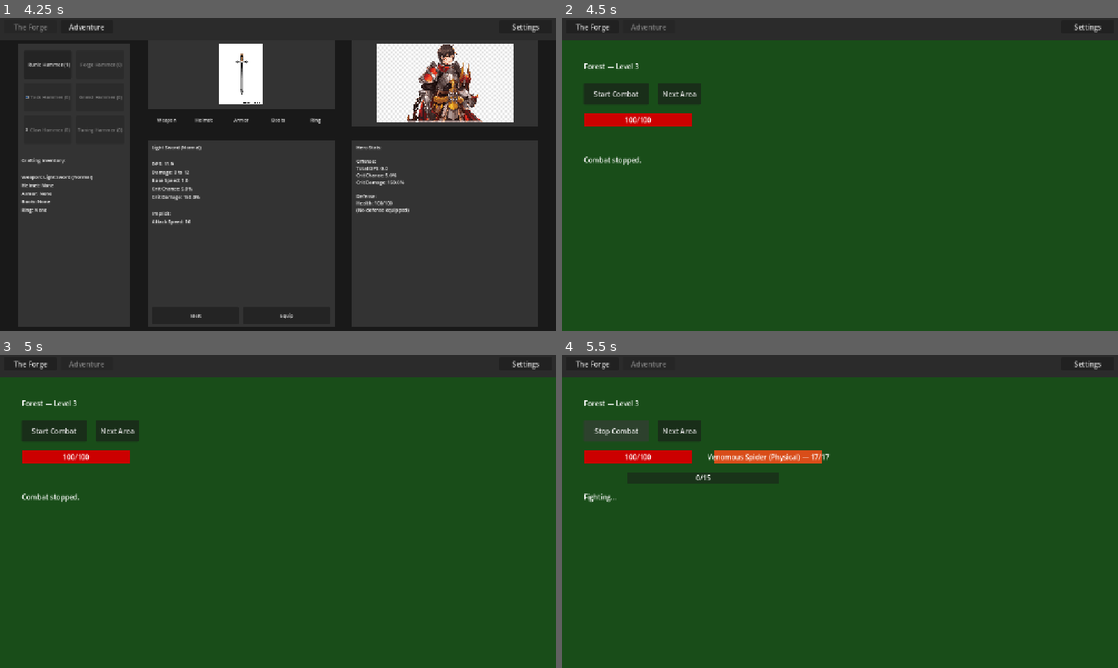
Above: before the commit, frames 1-4 (two rows, left to right).
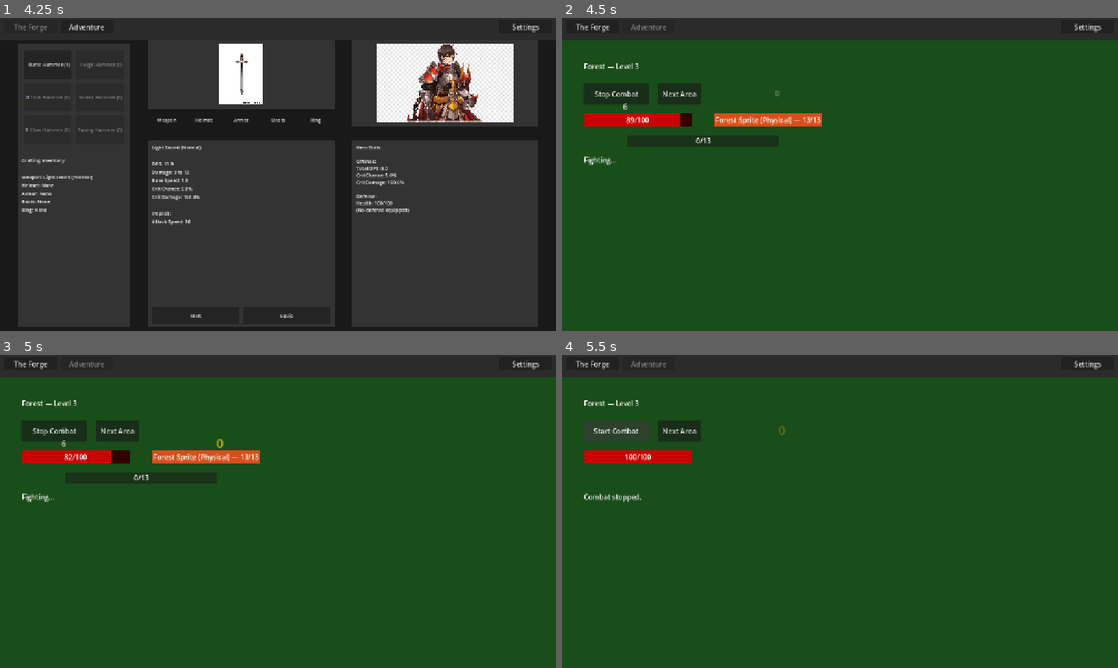
Above: after the commit, the same moments.

Repository: loginn/hammertime
Game: Godot game, scene res://scenes/main.tscn
The game is run twice, just before and just after one commit, with the same random seed, the same clock (stepped at 60 frames per second) and the same inputs.
Inputs:
- Up to frame 1 (4.25 s): click "Adventure" at 0.5 s; click "Start Combat" at 1.25 s; click "Next Area" at 2 s; click "Next Area" at 2.75 s; click "The Forge" at 3.5 s
- Up to frame 2 (4.5 s): click "Adventure" at 4.25 s
- Up to frame 3 (5 s): no input
- Up to frame 4 (5.5 s): click "Start Combat" (after the commit: "Stop Combat") at 5 s

Frame 1 is identical in both runs. In frame 2, 2.2% of the frame differs, in the area x 4-47%, y 23-48%; in frame 3, 2.3%; in frame 4, 2.1%.

Commit message:
fix: remove auto-stop combat on tab switch
Root cause: Quick task 6 added _notification(VISIBILITY_CHANGED) handler
that stopped combat when gameplay_view became invisible (tab switch).
This prevented combat from running in background.

Fix: Removed the _notification() handler. Combat now continues running
in background when switching tabs. HP/ES restore still works correctly
via combat_engine.stop_combat() when player manually stops combat.

Co-Authored-By: Claude Opus 4.6 <noreply@anthropic.com>

Diff:
--- a/scenes/gameplay_view.gd
+++ b/scenes/gameplay_view.gd
@@ -36,14 +36,6 @@
 var pack_damage_pos := Vector2(450.0, 200.0)  # Above pack HP bar
 
 
-func _notification(what: int) -> void:
-	if what == NOTIFICATION_VISIBILITY_CHANGED:
-		if not visible and is_combat_active:
-			is_combat_active = false
-			combat_engine.stop_combat()
-			start_clearing_button.text = "Start Combat"
-
-
 func _ready() -> void:
 	item_bases_collected = []
 	start_clearing_button.pressed.connect(_on_start_combat_pressed)
